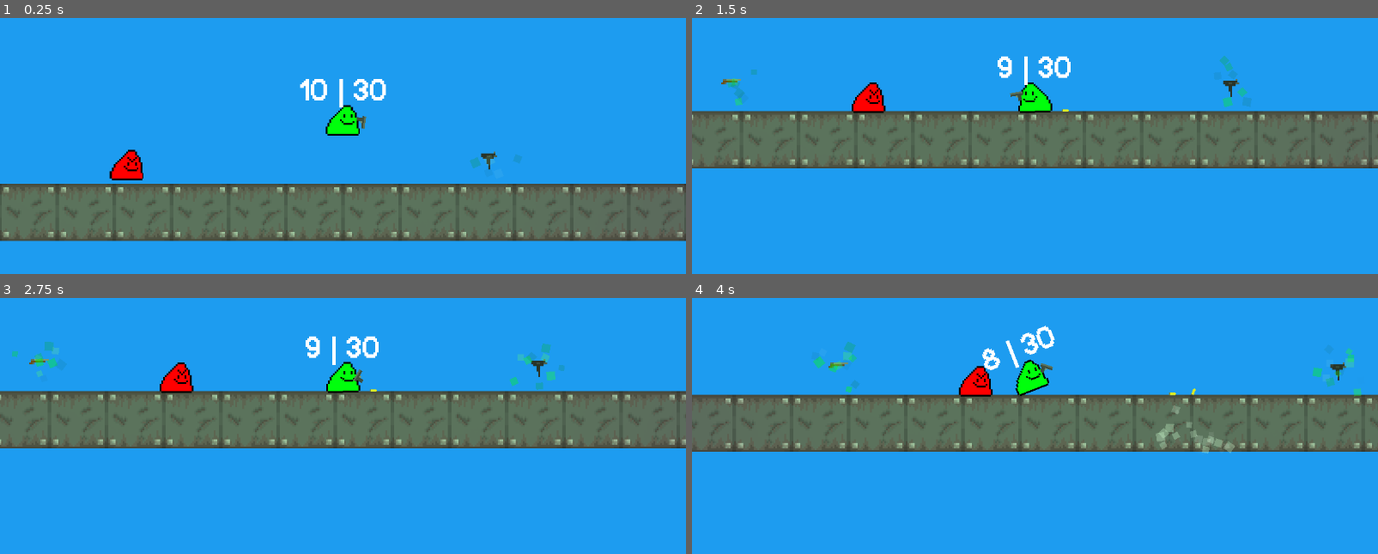
Above: before the commit, frames 1-4 (two rows, left to right).
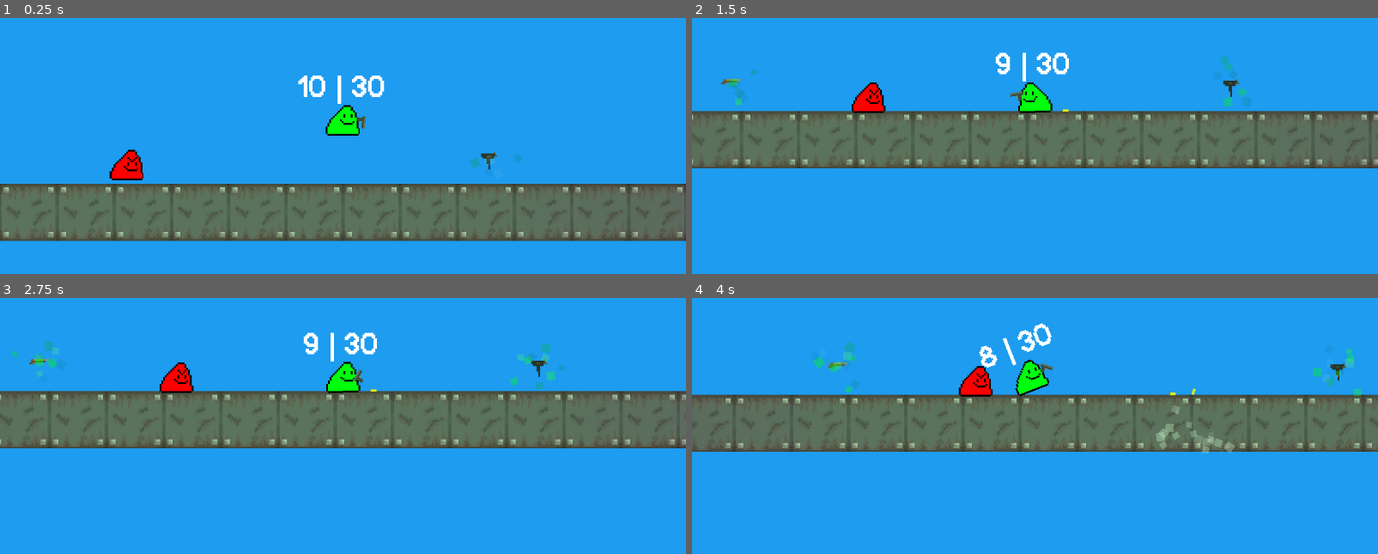
Above: after the commit, the same moments.

Repository: a0fefd/blobs-with-guns-remastered
Game: Godot game, scene res://scenes/levels/world.tscn
The game is run twice, just before and just after one commit, with the same random seed, the same clock (stepped at 60 frames per second) and the same inputs.
Inputs (mouse positions are in pixels of both pictures, inside the frame that each line leads up to):
- Up to frame 1 (0.25 s): no input
- Up to frame 2 (1.5 s): move the mouse to (1185, 79) at 0.52 s; press the mouse at (1185, 79) at 0.53 s; move the mouse to (897, 117) at 1.27 s; release the mouse at (897, 117) at 1.28 s; tap F (focus) at 1.35 s
- Up to frame 3 (2.75 s): move the mouse to (outside the picture) at 2.02 s; tap Mouse wheel up (next_gun) at 2.1 s
- Up to frame 4 (4 s): tap Enter at 2.75 s; move the mouse to (1000, 454) at 2.77 s; tap Mouse wheel down (prev_gun) at 2.85 s; move the mouse to (1240, 436) at 3.52 s; press the mouse at (1240, 436) at 3.53 s

The runs differ from the first frame. In frame 1, 0.6% of the frame differs, in the area x 43-57%, y 22-36%; in frame 2, 0.5%; in frame 3, 0.5%; in frame 4, 0.5%.

Commit message:
Add radial inventory without code

Diff:
--- a/project.godot
+++ b/project.godot
@@ -47,13 +47,16 @@
 next_gun={
 "deadzone": 0.5,
 "events": [Object(InputEventMouseButton,"resource_local_to_scene":false,"resource_name":"","device":-1,"window_id":0,"a …(253 unchanged characters)…
-, Object(InputEventKey,"resource_local_to_scene":false,"resource_name":"","device":-1,"window_id":0,"alt_pressed":false,"shift_pressed":false,"ctrl_pressed":false,"meta_pressed":false,"pressed":false,"keycode":0,"physical_keycode":69,"key_label":0,"unicode":101,"echo":false,"script":null)
 ]
 }
 prev_gun={
 "deadzone": 0.5,
 "events": [Object(InputEventMouseButton,"resource_local_to_scene":false,"resource_name":"","device":-1,"window_id":0,"a …(253 unchanged characters)…
-, Object(InputEventKey,"resource_local_to_scene":false,"resource_name":"","device":-1,"window_id":0,"alt_pressed":false,"shift_pressed":false,"ctrl_pressed":false,"meta_pressed":false,"pressed":false,"keycode":0,"physical_keycode":81,"key_label":0,"unicode":113,"echo":false,"script":null)
+]
+}
+inventory={
+"deadzone": 0.5,
+"events": [Object(InputEventKey,"resource_local_to_scene":false,"resource_name":"","device":-1,"window_id":0,"alt_pressed":false,"shift_pressed":false,"ctrl_pressed":false,"meta_pressed":false,"pressed":false,"keycode":0,"physical_keycode":69,"key_label":0,"unicode":101,"echo":false,"script":null)
 ]
 }
 
--- a/scenes/blobs/player.tscn
+++ b/scenes/blobs/player.tscn
@@ -1,10 +1,11 @@
-[gd_scene load_steps=6 format=3 uid="uid://n5o0ehci0ads"]
+[gd_scene load_steps=7 format=3 uid="uid://n5o0ehci0ads"]
 
 [ext_resource type="PackedScene" uid="uid://dhp7pmx1h136u" path="res://scenes/blobs/blob.tscn" id="1_n7rfh"]
 [ext_resource type="Script" path="res://scripts/player.gd" id="2_pixgc"]
 [ext_resource type="PackedScene" uid="uid://mw5josbbakqx" path="res://scenes/guns/pistol.tscn" id="3_cwe7h"]
 [ext_resource type="Script" path="res://scripts/camera.gd" id="4_054yx"]
 [ext_resource type="Theme" uid="uid://islpgen2qypr" path="res://theme/bwg_theme.tres" id="4_aon52"]
+[ext_resource type="PackedScene" uid="uid://ci26rtl8b8bhn" path="res://scenes/blobs/radial_menu_item.tscn" id="6_7sb1y"]
 
 [node name="Player" groups=["Players"] instance=ExtResource("1_n7rfh")]
 collision_layer = 5
@@ -26,17 +27,68 @@
 [node name="AudioListener2D" type="AudioListener2D" parent="Camera2D" index="0"]
 current = true
 
-[node name="AmmoLabel" type="Label" parent="." index="4"]
-anchors_preset = 7
-anchor_left = 0.5
-anchor_top = 1.0
-anchor_right = 0.5
+[node name="HUD" type="Control" parent="." index="4"]
+layout_mode = 3
+anchors_preset = 15
+anchor_right = 1.0
 anchor_bottom = 1.0
-offset_left = -20.0
-offset_top = -23.0
-offset_right = 20.0
+grow_horizontal = 2
+grow_vertical = 2
+
+[node name="AmmoLabel" type="Label" parent="HUD" index="0"]
+layout_mode = 2
+offset_left = -25.5
+offset_top = -26.0
+offset_right = 23.5
+offset_bottom = -7.0
 grow_horizontal = 2
 grow_vertical = 0
 theme = ExtResource("4_aon52")
 text = "Ammo"
 horizontal_alignment = 1
+vertical_alignment = 1
+
+[node name="RadialInventory" type="Control" parent="HUD" index="1"]
+visible = false
+anchors_preset = 0
+
+[node name="Panel" type="Panel" parent="HUD/RadialInventory" index="0"]
+layout_mode = 1
+anchors_preset = 8
+anchor_left = 0.5
+anchor_top = 0.5
+anchor_right = 0.5
+anchor_bottom = 0.5
+offset_left = -960.0
+offset_top = -540.0
+offset_right = 960.0
+offset_bottom = 540.0
+grow_horizontal = 2
+grow_vertical = 2
+
+[node name="Circle" type="Control" parent="HUD/RadialInventory" index="1"]
+layout_mode = 1
+anchors_preset = 8
+anchor_left = 0.5
+anchor_top = 0.5
+anchor_right = 0.5
+anchor_bottom = 0.5
+grow_horizontal = 2
+grow_vertical = 2
+
+[node name="0" parent="HUD/RadialInventory/Circle" index="0" instance=ExtResource("6_7sb1y")]
+
+[node name="1" parent="HUD/RadialInventory/Circle" index="1" instance=ExtResource("6_7sb1y")]
+rotation = 1.0472
+
+[node name="2" parent="HUD/RadialInventory/Circle" index="2" instance=ExtResource("6_7sb1y")]
+rotation = 2.09439
+
+[node name="3" parent="HUD/RadialInventory/Circle" index="3" instance=ExtResource("6_7sb1y")]
+rotation = 3.14159
+
+[node name="4" parent="HUD/RadialInventory/Circle" index="4" instance=ExtResource("6_7sb1y")]
+rotation = 4.18878
+
+[node name="5" parent="HUD/RadialInventory/Circle" index="5" instance=ExtResource("6_7sb1y")]
+rotation = 5.23598
--- /dev/null
+++ b/scenes/blobs/radial_menu_item.tscn
@@ -0,0 +1,36 @@
+[gd_scene load_steps=6 format=3 uid="uid://ci26rtl8b8bhn"]
+
+[ext_resource type="Texture2D" uid="uid://dwvgyxlm2q6ut" path="res://sprites/ui/transparent_radial_menu_wedge.png" id="1_kde08"]
+[ext_resource type="Texture2D" uid="uid://bchc77rxhmdjx" path="res://sprites/ui/opaque_radial_menu_wedge.png" id="2_xdnc2"]
+[ext_resource type="Texture2D" uid="uid://bcqicw204lbie" path="res://sprites/ui/highlighted_radial_menu_wedge.png" id="3_fbdkh"]
+[ext_resource type="BitMap" uid="uid://caubpnkcwf246" path="res://sprites/ui/radial_menu_wedge_mask.bmp" id="4_5vrtb"]
+[ext_resource type="Texture2D" uid="uid://galc2r4gpkdi" path="res://sprites/guns/guns.png" id="5_bpsqs"]
+
+[node name="0" type="Control"]
+layout_mode = 3
+anchors_preset = 0
+
+[node name="TextureButton" type="TextureButton" parent="."]
+layout_mode = 1
+anchors_preset = 7
+anchor_left = 0.5
+anchor_top = 1.0
+anchor_right = 0.5
+anchor_bottom = 1.0
+offset_left = -29.0
+offset_top = -68.0
+offset_right = 29.0
+offset_bottom = -24.0
+grow_horizontal = 2
+grow_vertical = 0
+texture_normal = ExtResource("1_kde08")
+texture_pressed = ExtResource("2_xdnc2")
+texture_hover = ExtResource("3_fbdkh")
+texture_click_mask = ExtResource("4_5vrtb")
+
+[node name="Sprite2D" type="Sprite2D" parent="."]
+position = Vector2(0, -46)
+scale = Vector2(2, 2)
+texture = ExtResource("5_bpsqs")
+hframes = 3
+vframes = 3
--- a/scripts/player.gd
+++ b/scripts/player.gd
@@ -9,7 +9,7 @@
 var guns := []
 var equipped_gun = null
 
-@onready var ammo_label: Label = get_node("AmmoLabel")
+@onready var ammo_label: Label = get_node("HUD/AmmoLabel")
 @onready var camera: Camera2D = get_node("Camera2D")
 
 
Binary file added: sprites/ui/radial_menu_wedge_mask.bmp
Not shown, added: sprites/ui/radial_menu_wedge_mask.bmp.import
